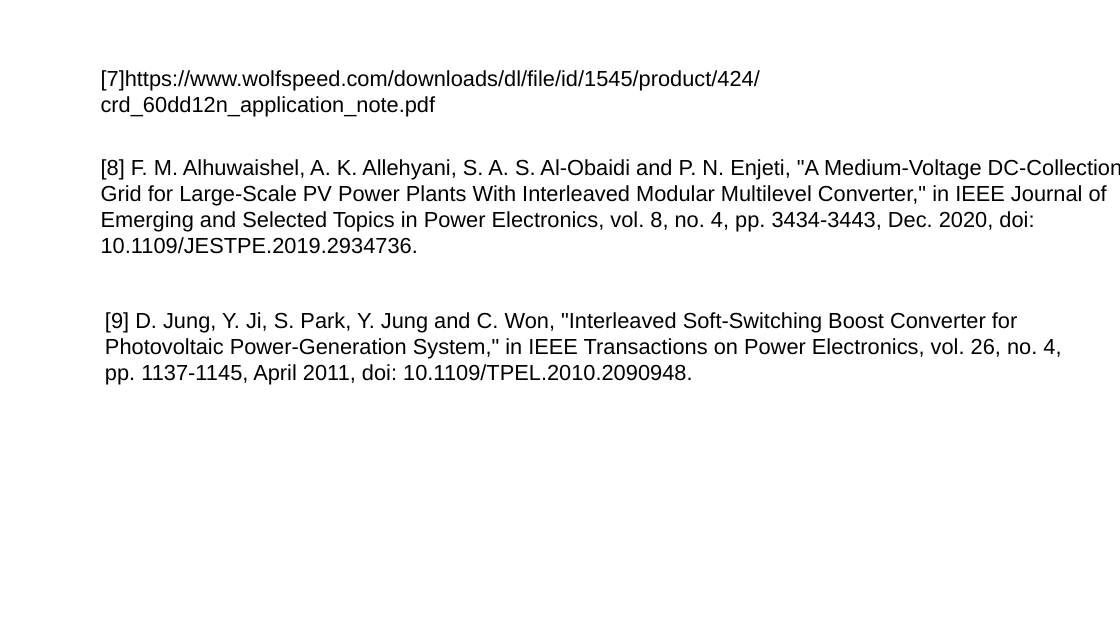
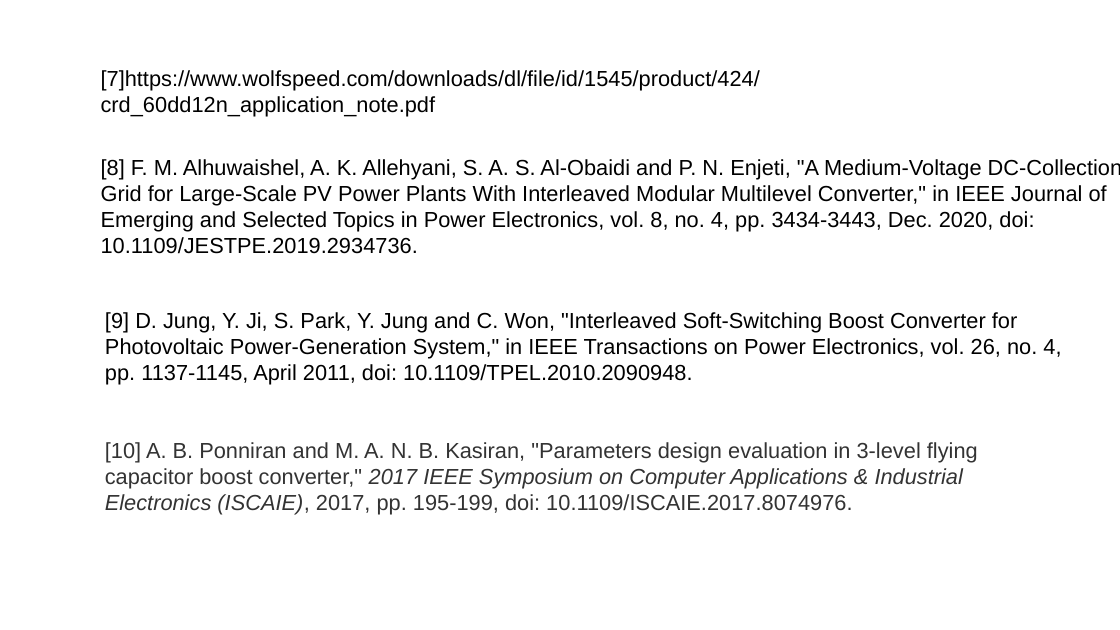
Before and after one commit to EnesAyaz/Studies, a slide deck: slide 11 of 1004-Tubitak/Presentation/2021.04.28.pptx. Drawn at 1120x630 pixels with LibreOffice and Linux fonts; fonts in the diff are those of the drawing. Boxes give left, top, right and bottom in pixels: in the first picture for what was removed or moved away, otherwise in the second. Text is boxed around its words. In the diff, an @@ line names an element or a change of style, - is before the commit and + after.

```diff
--- a/1004-Tubitak/Presentation/2021.04.28.pptx
+++ b/1004-Tubitak/Presentation/2021.04.28.pptx
@@ text added at [105,442,978,515], 14 pt, text #333333 @@
+[10] A. B. Ponniran and M. A. N. B. Kasiran, "Parameters design evaluation in 3-level flying capacitor boost converter," 2017 IEEE Symposium on Computer Applications & Industrial Electronics (ISCAIE), 2017, pp. 195-199, doi: 10.1109/ISCAIE.2017.8074976.
```
Also in this commit, not shown: 5 other slides changed, 1 slide added, 18 other files.
